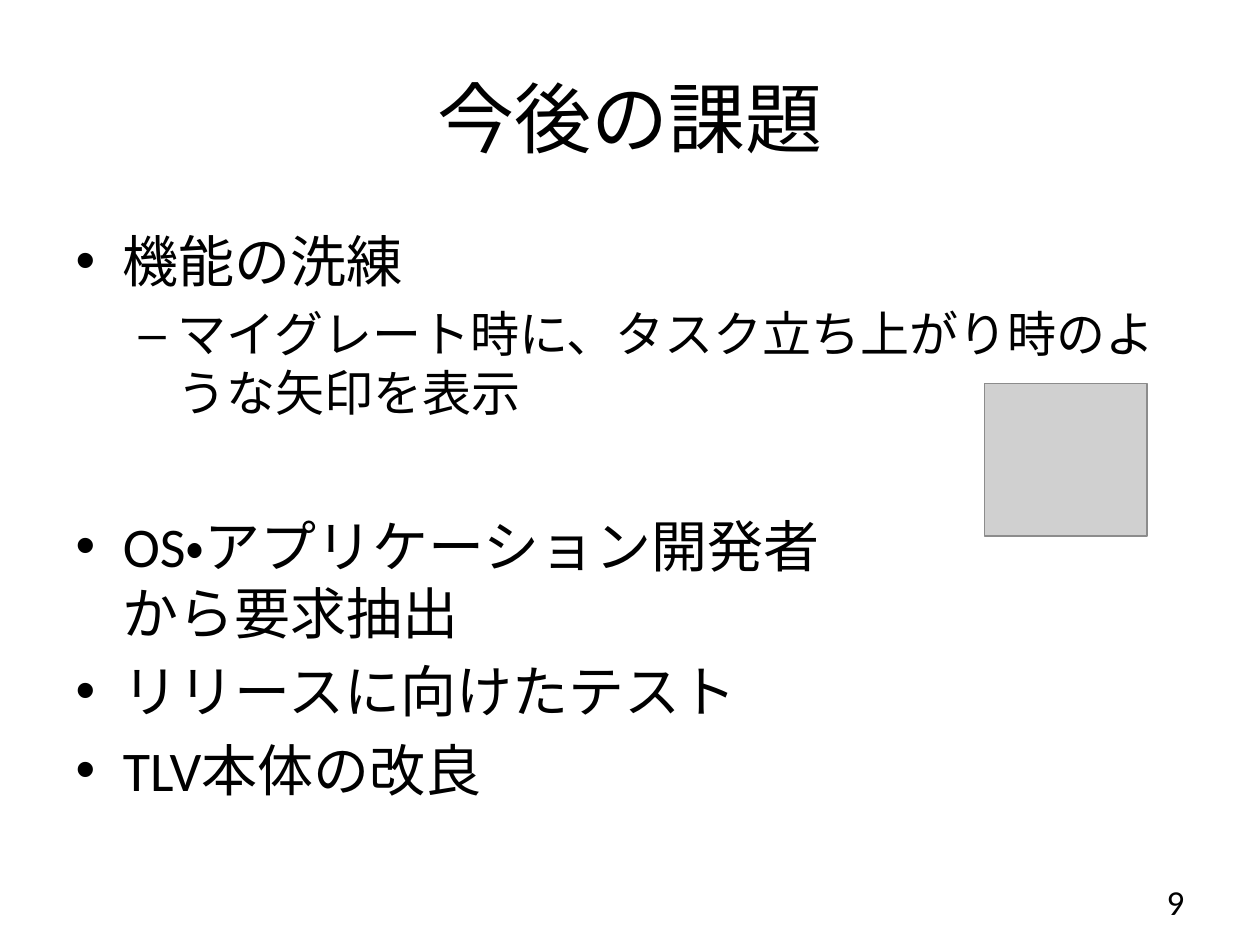
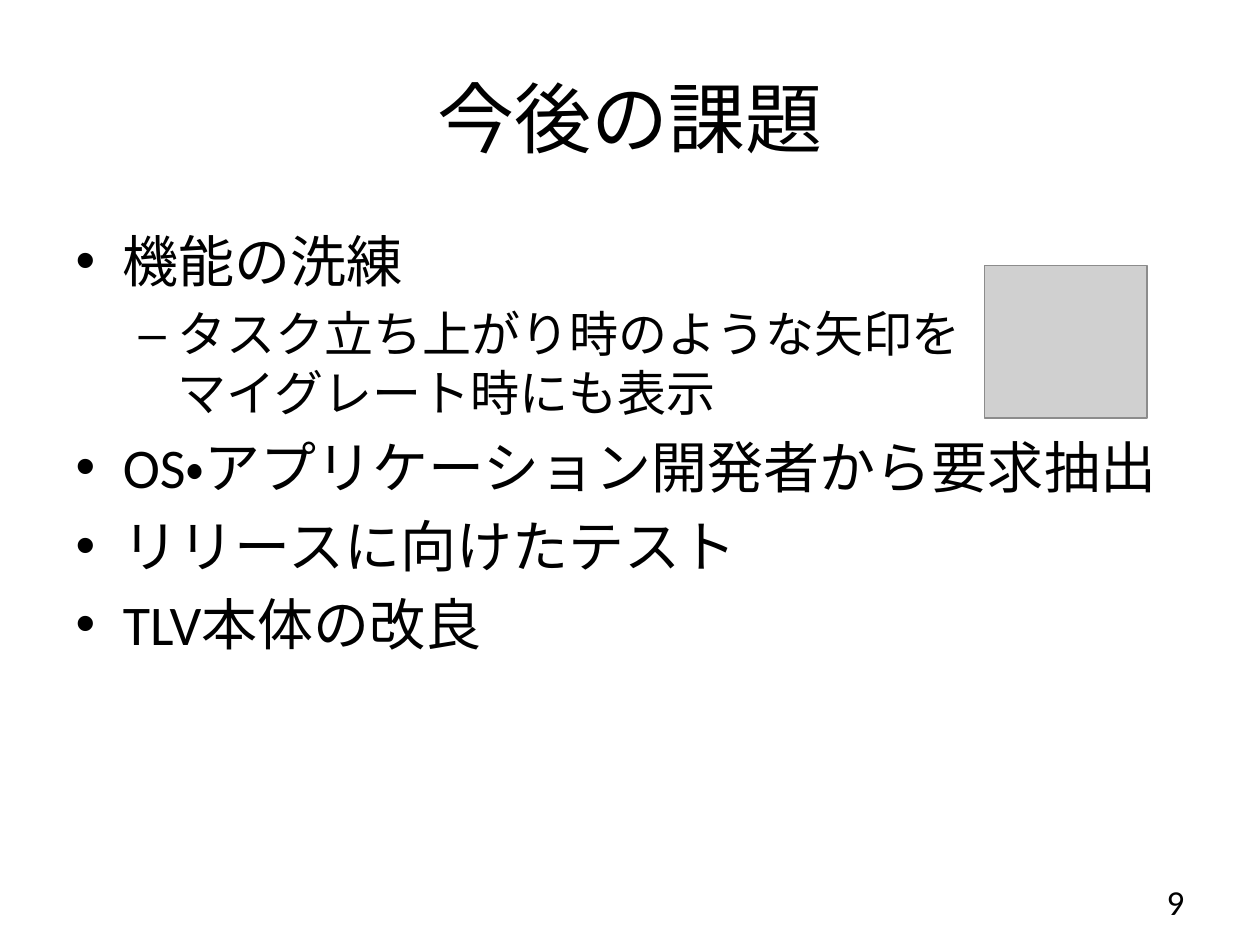
Before and after one commit to YixiaoLi/tlv4mc, a slide deck: slide 9 of doc/phase3/communications/ojl-1st-comm-yanagi.pptx. Drawn at 1260x945 pixels with LibreOffice and Linux fonts; fonts in the diff are those of the drawing; grey boxes stand for pictures. Boxes give left, top, right and bottom in pixels: in the first picture for what was removed or moved away, otherwise in the second. Text is boxed around its words. In the diff, an @@ line names an element or a change of style, - is before the commit and + after.

```diff
--- a/doc/phase3/communications/ojl-1st-comm-yanagi.pptx
+++ b/doc/phase3/communications/ojl-1st-comm-yanagi.pptx
@@ picture: place and size @@
-picture at [984,384,1147,537]
+picture at [984,266,1147,418]
@@ text at [123,310,1156,493]: text changed @@
-  – マイグレート時に、タスク立ち上がり時のような矢印を表示
-• OS・アプリケーション開発者
-  から要求抽出
+  – タスク立ち上がり時のような矢印を
+    マイグレート時にも表示
+• OS・アプリケーション開発者から要求抽出
```
Also in this commit, not shown: 2 other slides changed.
